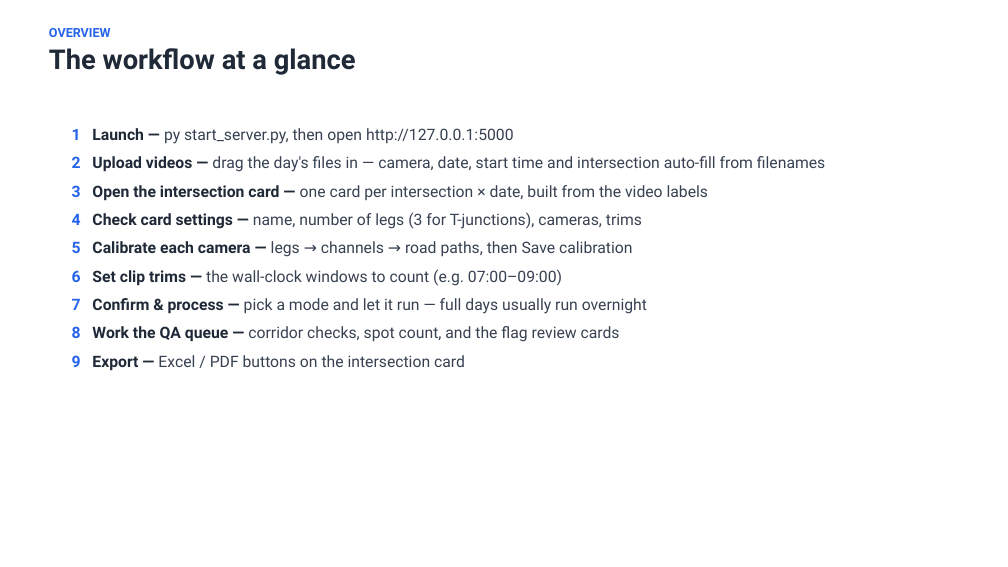
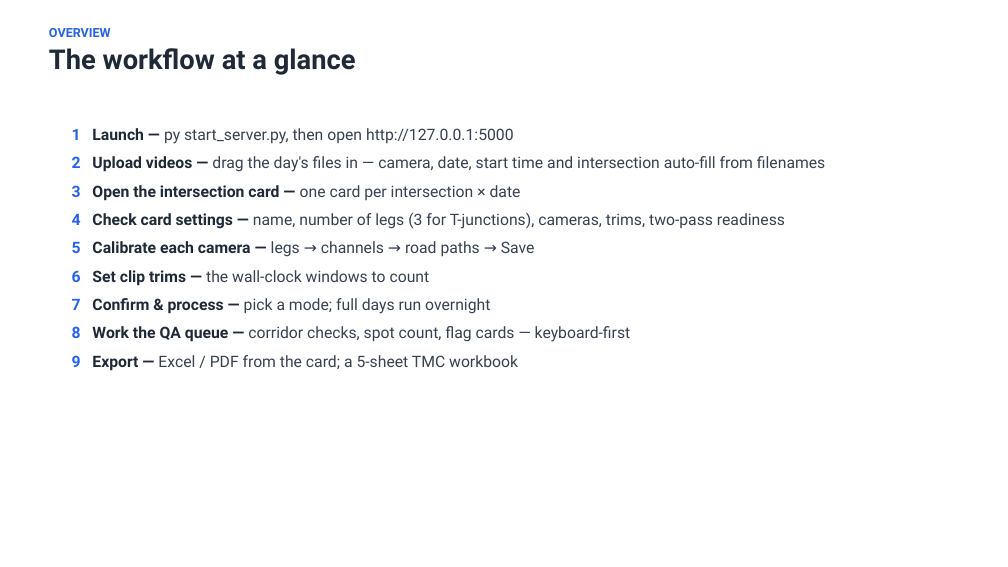
Before and after one commit to marshm100/intersection-counter, a slide deck: slide 2 of docs/Operator_Guide_2026-08-18.pptx. Drawn at 1008x567 pixels with LibreOffice and Linux fonts; fonts in the diff are those of the drawing. Boxes give left, top, right and bottom in pixels: in the first picture for what was removed or moved away, otherwise in the second. Text is boxed around its words. In the diff, an @@ line names an element or a change of style, - is before the commit and + after.

```diff
--- a/docs/Operator_Guide_2026-08-18.pptx
+++ b/docs/Operator_Guide_2026-08-18.pptx
@@ text at <box>72,185,785,371</box>: text changed @@
-3 Open the intersection card — one card per intersection × date, built from the video labels
-4 Check card settings — name, number of legs (3 for T-junctions), cameras, trims
-5 Calibrate each camera — legs → channels → road paths, then Save calibration
-6 Set clip trims — the wall-clock windows to count (e.g. 07:00–09:00)
-7 Confirm & process — pick a mode and let it run — full days usually run overnight
-8 Work the QA queue — corridor checks, spot count, and the flag review cards
-9 Export — Excel / PDF buttons on the intersection card
+3 Open the intersection card — one card per intersection × date
+4 Check card settings — name, number of legs (3 for T-junctions), cameras, trims, two-pass readiness
+5 Calibrate each camera — legs → channels → road paths → Save
+6 Set clip trims — the wall-clock windows to count
+7 Confirm & process — pick a mode; full days run overnight
+8 Work the QA queue — corridor checks, spot count, flag cards — keyboard-first
+9 Export — Excel / PDF from the card; a 5-sheet TMC workbook
```
Also in this commit, not shown: 15 other slides changed, 8 slides added.
